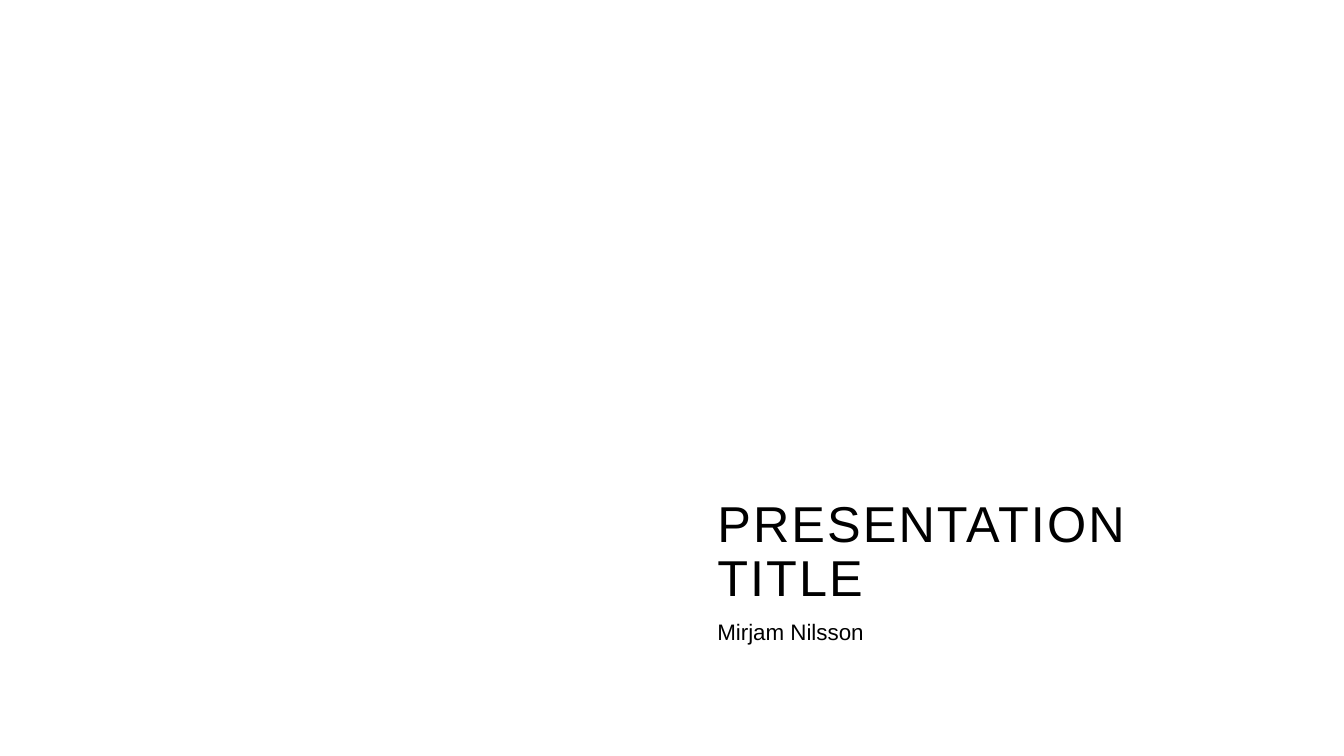
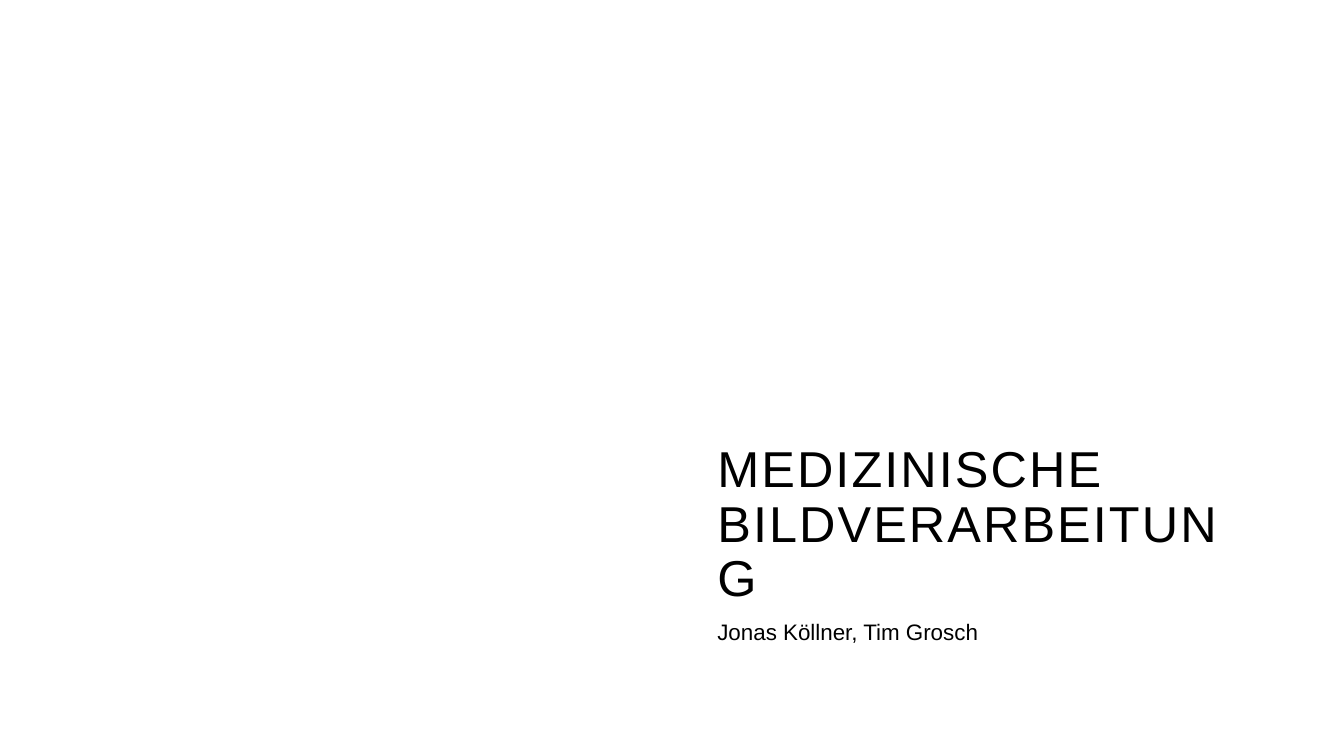
Before and after one commit to TimGrosch/medizinische-bildverarbeitung, a slide deck: slide 1 of PRESENTATION.pptx. Drawn at 1344x756 pixels with LibreOffice and Linux fonts; fonts in the diff are those of the drawing; background and template pictures are left out. Boxes give left, top, right and bottom in pixels: in the first picture for what was removed or moved away, otherwise in the second. Text is boxed around its words. In the diff, an @@ line names an element or a change of style, - is before the commit and + after.

Commit message:
Update Test

```diff
--- a/PRESENTATION.pptx
+++ b/PRESENTATION.pptx
@@ title at (717,451,1101,488): text changed @@
-PRESENTATION TITLE
+MEDIZINISCHE BILDVERARBEITUNG
@@ subtitle at (717,623,978,643): text changed @@
-Mirjam Nilsson
+Jonas Köllner, Tim Grosch
```
